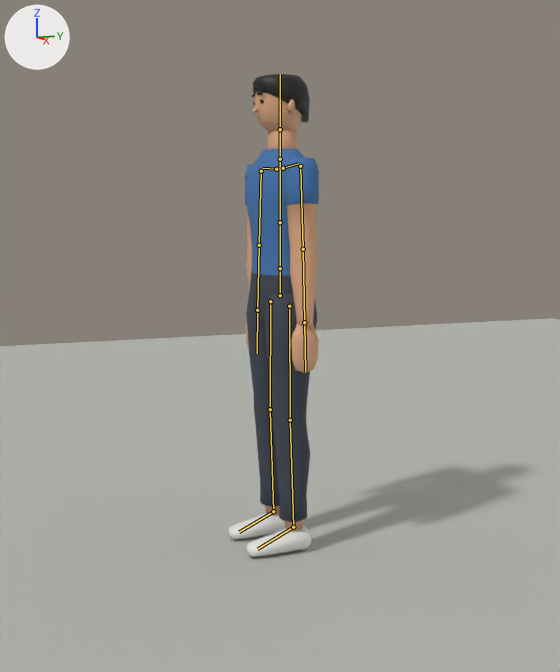
A saved change to the Blender file assets/blender/characters/pedestrian.blend.
Camera for both pictures: the file's camera 'preview_camera'. The axes (+X, +Y, +Z) are drawn at upper left. The lights are the same throughout. The older version comes first. The bones that bend it are drawn over the model as lines.

In view in the first picture: 'body', 'hair', 'head', 'preview_ground'.
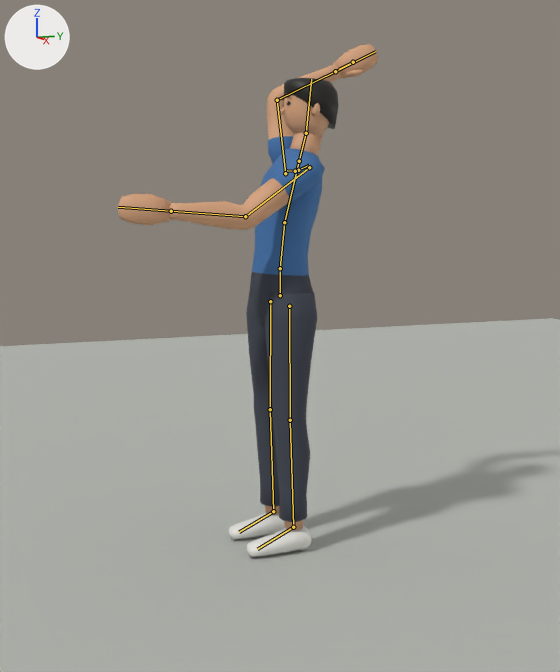
The newer file adds an action. The first version stands in its rest pose; the second is drawn at frame 5 of the action 'bat_swing_b'.

Location of each change, (x1, y1, x2, y2) in pixels of the pictures (560 x 672 px):
'body', posed (188% wider, 20% taller): before (229, 129, 319, 557); after (117, 44, 378, 557)
'hair', posed: before (252, 74, 310, 123); after (284, 78, 339, 129)
'head', posed (7% taller): before (252, 91, 302, 131); after (279, 94, 329, 137)
bone 'Spine', root to tip: before (280, 268) to (280, 222); after (280, 268) to (284, 222)
bone 'Chest', root to tip: before (280, 222) to (280, 159); after (284, 222) to (299, 161)
bone 'Head', root to tip: before (280, 129) to (280, 74); after (306, 133) to (311, 79)
bone 'LeftUpperArm', root to tip: before (300, 166) to (303, 249); after (309, 167) to (245, 216)
bone 'LeftLowerArm', root to tip: before (303, 249) to (304, 322); after (245, 216) to (171, 211)
bone 'RightUpperArm', root to tip: before (261, 171) to (259, 245); after (285, 173) to (277, 100)
bone 'RightLowerArm', root to tip: before (259, 245) to (257, 310); after (277, 100) to (335, 71)

The change in detail:
Bone 'Spine' (bone_spine) turns from (0, 0, 0) to (-6, -5, 0) degrees about its own x, y and z.
Bone 'Chest' (bone_chest) turns from (0, 0, 0) to (-8, -5, 0) degrees about its own x, y and z.
Bone 'Head' (bone_head) turns from (0, 0, 0) to (8, 0, 0) degrees about its own x, y and z.
Bone 'LeftUpperArm' (bone_leftupperarm) turns from (0, 0, 0) to (-40, -4, -2) degrees about its own x, y and z.
Bone 'LeftLowerArm' (bone_leftlowerarm) turns from (0, 0, 0) to (-40, -3, -2) degrees about its own x, y and z.
Bone 'RightUpperArm' (bone_rightupperarm) turns from (0, 0, 0) to (-161, 21, -8) degrees about its own x, y and z.
Bone 'RightLowerArm' (bone_rightlowerarm) turns from (0, 0, 0) to (-70, 6, 1) degrees about its own x, y and z.
